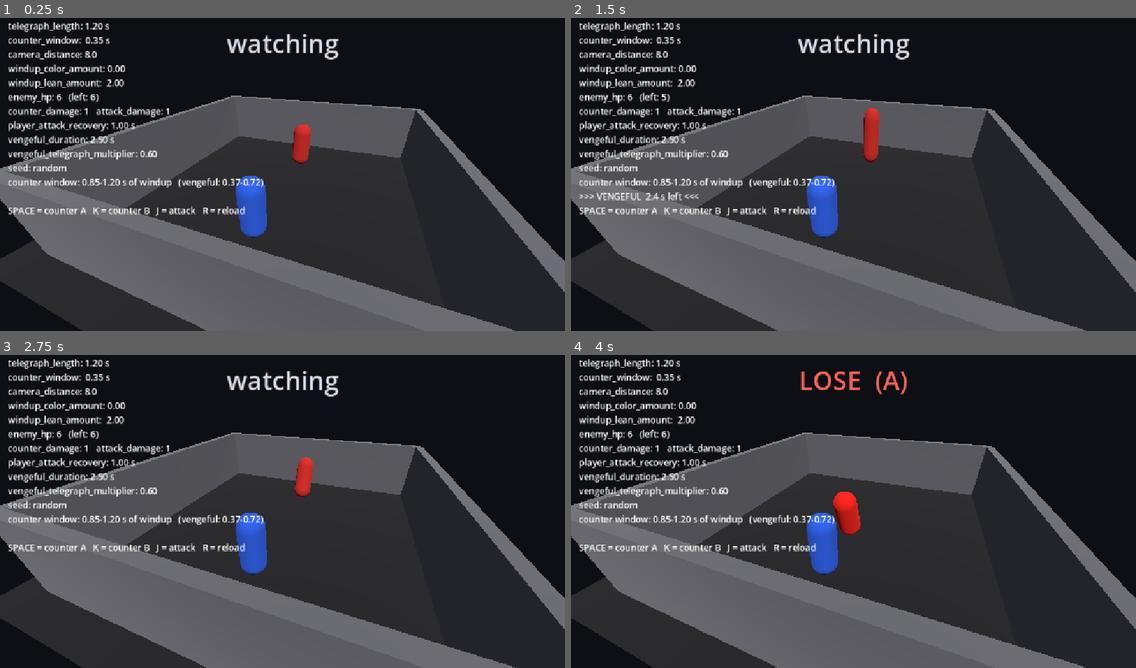
Above: before the commit, frames 1-4 (two rows, left to right).
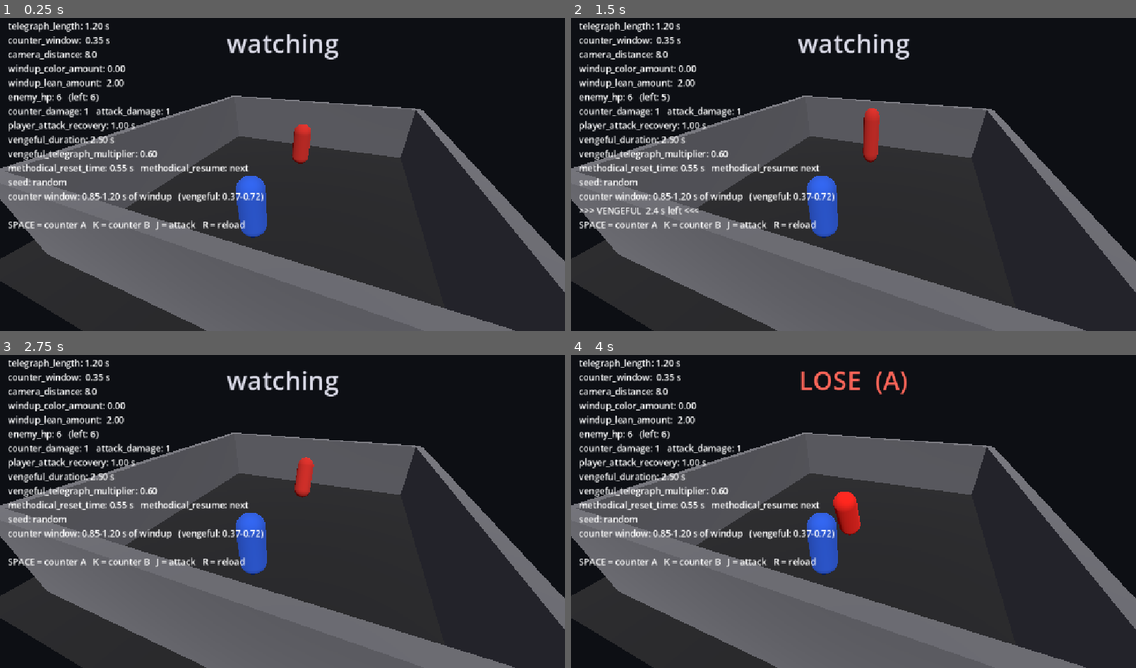
Above: after the commit, the same moments.

Repository: Devansh-Ruia/descent_1
Game: Godot game, scene res://main.tscn
Same seed, same stepped clock (60 frames per second), same inputs: the game is played once before the commit and once after it. Sound files missing from this copy of the repository are replaced by a short silence.
Inputs:
- Up to frame 1 (0.25 s): no input
- Up to frame 2 (1.5 s): tap Enter at 0.5 s; tap K at 0.6 s; tap Space at 0.77 s; tap J at 1.35 s
- Up to frame 3 (2.75 s): tap Space at 1.52 s; tap R at 2.1 s
- Up to frame 4 (4 s): tap K at 2.85 s; tap Space at 3.02, 3.77 s; tap J at 3.6 s

The runs differ from the first frame. In frame 1, 2.8% of the frame differs, in the area x 1-47%, y 46-68%; in frame 2, 2.9%; in frame 3, 2.8%; in frame 4, 2.8%.

Commit message:
add methodical_resume: arbitration between the sequence and the retaliation
Two systems now want to choose the next attack. The rule, in one place
(_enter_windup):

Vengeful still fires deterministically on a landed J and still shortens the
next telegraph; the counter window keeps its size. The retaliation is not
part of the sequence: fresh coin flip, and it never advances seq_index.
seq_index advances when a SEQUENCE wind-up begins and is never rolled back,
so cancelling one with J burns that step and it never replays. A hit landed
during the guard beat costs no step, because no wind-up was in flight. Both
are intended.

`methodical_resume` picks where the sequence resumes: "next" (default) keeps
your place, "restart" zeroes seq_index at the retaliation so enraging it
throws away all positional knowledge. Anything else falls back to "next".

The handoff stays visible for free: the VENGEFUL exit calls _enter_windup
directly and bypasses _enter_idle, so the retaliation gets no guard beat and
every sequence attack does.

HUD prints methodical_reset_time and methodical_resume. It does not print
the sequence or seq_index, and it must not: that would rebuild the lookup
table the trait exists to make you earn.

Co-Authored-By: Claude Opus 5 (1M context) <noreply@anthropic.com>

Diff:
--- a/main.gd
+++ b/main.gd
@@ -26,6 +26,7 @@
 var vengeful_duration: float = 2.5         # how long a hit keeps the enemy vengeful
 var vengeful_telegraph_multiplier: float = 0.6   # telegraph scale while vengeful; window size is untouched
 var methodical_reset_time: float = 0.55    # length of the guard beat that precedes every sequence attack
+var methodical_resume: String = "next"     # where the sequence picks up after a retaliation: "next" | "restart"
 const SEQUENCE_DEFAULT := "AABAB"          # parsed when the key is missing, or when it parses to nothing
 var sequence: Array[int] = []      # methodical_sequence as AttackType values; NEVER empty at runtime
 var seed_value: int = 0            # RNG seed for the A/B order + idle jitter; <= 0 = random per run
@@ -331,10 +332,14 @@
 	eff_telegraph = telegraph_length
 	if vengeful_cycle:
 		eff_telegraph = telegraph_length * vengeful_telegraph_multiplier
-		# The retaliation is OFF-sequence: a fresh coin flip, and seq_index does not move.
+		# The retaliation is OFF-sequence: a fresh coin flip, and it never advances seq_index.
 		# You provoked this one, so it is not a step of the pattern you were tracking, and it
 		# must not be predictable from that pattern either.
 		attack = AttackType.A if rng.randf() < 0.5 else AttackType.B
+		if methodical_resume == "restart":
+			# The harsh arbitration: enraging it throws away all positional knowledge, so the
+			# sequence resumes from the top instead of from where you interrupted it.
+			seq_index = 0
 	else:
 		# Methodical: the order is fixed and it is the whole read. seq_index advances the
 		# moment a sequence wind-up BEGINS and is never rolled back, so cancelling this one
@@ -441,6 +446,7 @@
 	vengeful_duration = 2.5
 	vengeful_telegraph_multiplier = 0.6
 	methodical_reset_time = 0.55
+	methodical_resume = "next"
 	sequence = _parse_sequence(SEQUENCE_DEFAULT)
 	seq_index = 0
 	seed_value = 0
@@ -470,6 +476,8 @@
 	# never 0: it divides pitch_scale and anchors the counter window.
 	vengeful_telegraph_multiplier = clampf(_num(data, "vengeful_telegraph_multiplier", vengeful_telegraph_multiplier), 0.05, 1.0)
 	methodical_reset_time = maxf(0.0, _num(data, "methodical_reset_time", methodical_reset_time))
+	# Only "restart" opts into the harsh rule; a typo or a bad type lands on the default.
+	methodical_resume = "restart" if _str(data, "methodical_resume", methodical_resume) == "restart" else "next"
 	sequence = _parse_sequence(_str(data, "methodical_sequence", SEQUENCE_DEFAULT))
 	if sequence.is_empty():
 		sequence = _parse_sequence(SEQUENCE_DEFAULT)   # a sequence of no attacks is not a pattern
@@ -690,4 +698,7 @@
 	var vw: float = minf(counter_window, vt)
 	var seed_txt: String = "random" if seed_value <= 0 else str(seed_value)
 	var venge_txt: String = (">>> VENGEFUL  %.1f s left <<<" % vengeful_left) if vengeful_left > 0.0 else ""
-	info_label.text = "telegraph_length: %.2f s\ncounter_window:  %.2f s\ncamera_distance: %.1f\nwindup_color_amount: %.2f\nwindup_lean_amount:  %.2f\nenemy_hp: %d   (left: %d)\ncounter_damage: %d   attack_damage: %d\nplayer_attack_recovery: %.2f s\nvengeful_duration: %.2f s\nvengeful_telegraph_multiplier: %.2f\nseed: %s\ncounter window: %.2f-%.2f s of windup   (vengeful: %.2f-%.2f)\n%s\nSPACE = counter A   K = counter B   J = attack   R = reload" % [telegraph_length, counter_window, camera_distance, windup_color_amount, windup_lean_amount, enemy_hp, enemy_hp_left, counter_damage, attack_damage, player_attack_recovery, vengeful_duration, vengeful_telegraph_multiplier, seed_txt, opens, telegraph_length, vt - vw, vt, venge_txt]
+	# `methodical_sequence`, `sequence` and `seq_index` are DELIBERATELY absent. Printing any
+	# of them would hand back the lookup table this whole trait exists to make you earn by
+	# watching. The post-cycle A/B reveal on the result label is the only ground truth.
+	info_label.text = "telegraph_length: %.2f s\ncounter_window:  %.2f s\ncamera_distance: %.1f\nwindup_color_amount: %.2f\nwindup_lean_amount:  %.2f\nenemy_hp: %d   (left: %d)\ncounter_damage: %d   attack_damage: %d\nplayer_attack_recovery: %.2f s\nvengeful_duration: %.2f s\nvengeful_telegraph_multiplier: %.2f\nmethodical_reset_time: %.2f s   methodical_resume: %s\nseed: %s\ncounter window: %.2f-%.2f s of windup   (vengeful: %.2f-%.2f)\n%s\nSPACE = counter A   K = counter B   J = attack   R = reload" % [telegraph_length, counter_window, camera_distance, windup_color_amount, windup_lean_amount, enemy_hp, enemy_hp_left, counter_damage, attack_damage, player_attack_recovery, vengeful_duration, vengeful_telegraph_multiplier, methodical_reset_time, methodical_resume, seed_txt, opens, telegraph_length, vt - vw, vt, venge_txt]
--- a/tuning.json
+++ b/tuning.json
@@ -11,5 +11,6 @@
   "vengeful_duration": 2.5,
   "vengeful_telegraph_multiplier": 0.6,
   "methodical_sequence": "AABAB",
-  "methodical_reset_time": 0.55
+  "methodical_reset_time": 0.55,
+  "methodical_resume": "next"
 }
